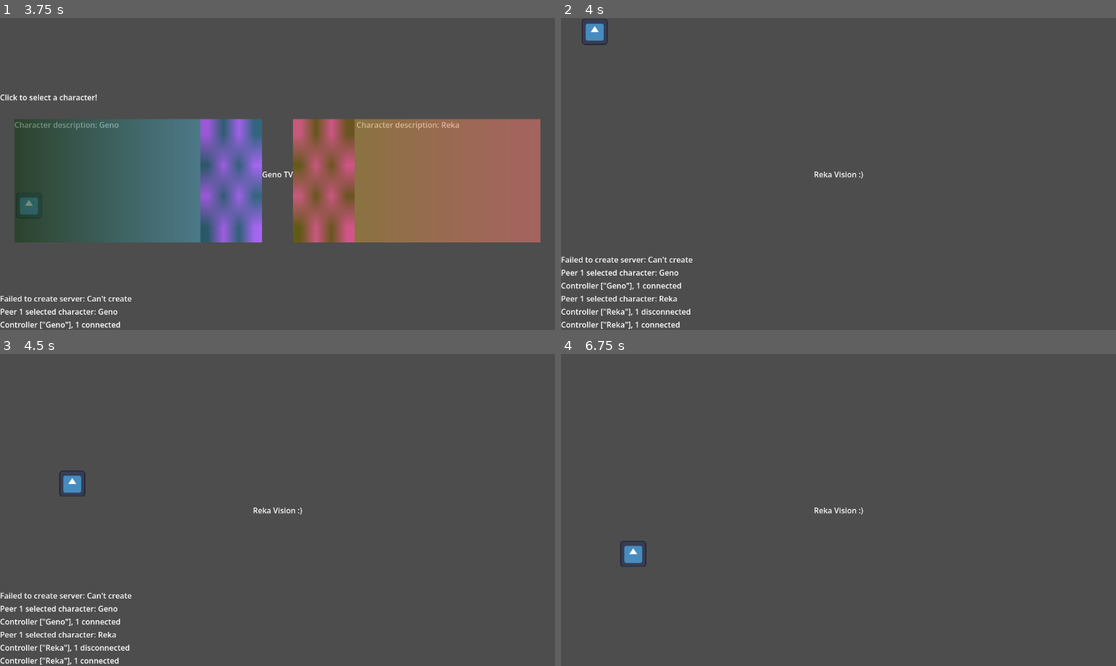
Above: before the commit, frames 1-4 (two rows, left to right).
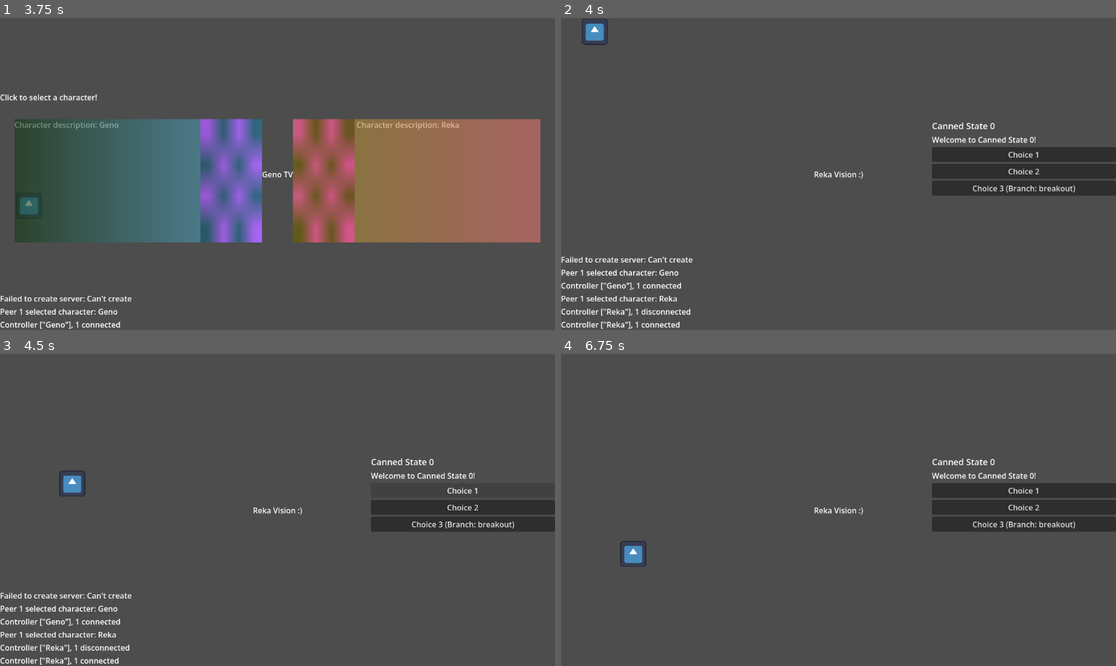
Above: after the commit, the same moments.

Repository: Roboticy3/Louder
Game: Godot game, scene res://demos/september/main_menu.tscn
Two runs of this game, one before a commit and one after it. Both use one fixed random seed, a clock stepped at 60 frames per second and the inputs below. The engine's default icon, where the game draws it, is replaced by a stand-in: a white triangle on a blue panel in a dark square.
Inputs (mouse positions are in pixels of both pictures, inside the frame that each line leads up to):
- Up to frame 1 (3.75 s): click (283, 167) at 0.52 s; type "12" at 0.6 s; click "HOST GAME" at 1.25 s; click "GO" at 2 s; click (138, 180) at 2.77 s; tap Enter (ui_accept) at 3.5 s; move the mouse to (399, 158) at 3.52 s; hold Right (ui_right) from 3.53 s (still down); hold M (lobby_character_select) from 3.53 s (still down); click (399, 158) at 3.67 s
- Up to frame 2 (4 s): keep holding Right (ui_right); keep holding M (lobby_character_select); tap Enter (ui_accept) at 3.77 s
- Up to frame 3 (4.5 s): release Right (ui_right) at 4.25 s; release M (lobby_character_select) at 4.25 s; click (460, 491) at 4.25 s, where only the run after the commit has a clickable "Choice 1"
- Up to frame 4 (6.75 s): click (1021, 506) at 5 s, where only the run after the commit has a clickable "Choice 2"; click (1021, 525) at 5.75 s, where only the run after the commit has a clickable "Choice 3 (Branch: breakout)"; tap Enter (ui_accept) at 6.5 s; drag from (727, 525) to (810, 572) at 6.52 s

Frame 1 is identical in both runs. In frame 2, 4.8% of the frame differs, in the area x 66-100%, y 33-57%; in frame 3, 3.4%; in frame 4, 4.8%.

Commit message:
canned simulator choices appearing in ui. step 4.2

Diff:
--- a/editor/demos/september/main_menu.tscn
+++ b/editor/demos/september/main_menu.tscn
@@ -1,7 +1,7 @@
 [gd_scene format=3 uid="uid://262tuwnn0nqs"]
 
 [ext_resource type="Script" uid="uid://ybu0cnnjqu7b" path="res://demos/september/main_menu_starter.gd" id="1_cv508"]
-[ext_resource type="PackedScene" uid="uid://cj44xlqqbvgwd" path="res://demos/september/logic/merchant.tscn" id="2_rhy6e"]
+[ext_resource type="PackedScene" uid="uid://cj44xlqqbvgwd" path="res://demos/september/merchant.tscn" id="2_rhy6e"]
 
 [sub_resource type="ButtonGroup" id="ButtonGroup_cv508"]
 
--- a/editor/demos/september/ui/main_dialogue_view.gd
+++ b/editor/demos/september/ui/main_dialogue_view.gd
@@ -1,5 +1,16 @@
 extends Control
 
-# Called when the node enters the scene tree for the first time.
+@export var scrolling_dialogue_feed:ScrollingDialogueFeed
+var current_controller:PSController
+
 func _ready() -> void:
-	pass # Replace with function body.
+	ControllerEventLayer.event.connect(_on_controller_event)
+
+func _on_controller_event(type: ControllerEventLayer.EventType, controller: PSController) -> void:
+	match type:
+		ControllerEventLayer.EventType.CONNECT:
+			scrolling_dialogue_feed.push_item(controller.data)
+		ControllerEventLayer.EventType.CHOICE:
+			scrolling_dialogue_feed.push_item(controller.data)
+		ControllerEventLayer.EventType.DISCONNECT:
+			scrolling_dialogue_feed.clear()
--- a/editor/demos/september/ui/main_dialogue_view.tscn
+++ b/editor/demos/september/ui/main_dialogue_view.tscn
@@ -6,7 +6,7 @@
 [ext_resource type="Script" uid="uid://bt5qiks6r8rsq" path="res://demos/september/ui/scroll_margin.gd" id="4_gt1ev"]
 [ext_resource type="Script" uid="uid://bk5bowxpxjfu3" path="res://demos/september/ui/scroll_shrinker.gd" id="5_6tn8e"]
 
-[node name="MainDialogueView" type="Control" unique_id=2033588754]
+[node name="MainDialogueView" type="Control" unique_id=2033588754 node_paths=PackedStringArray("scrolling_dialogue_feed")]
 layout_mode = 3
 anchor_left = 0.66800004
 anchor_right = 1.0
@@ -15,6 +15,7 @@
 grow_horizontal = 0
 grow_vertical = 2
 script = ExtResource("1_qjalj")
+scrolling_dialogue_feed = NodePath("ScrollContainer/Feed")
 
 [node name="ScrollContainerMaxFit" type="Control" parent="." unique_id=2011777731]
 layout_mode = 1
--- a/editor/demos/september/ui/scroll_shrinker.gd
+++ b/editor/demos/september/ui/scroll_shrinker.gd
@@ -13,4 +13,4 @@
 	var new_size := minf(inner_container.size.y, max_size_reference.size.y)
 	scroll_container.size = Vector2(scroll_container.size.x, new_size)
 	if new_size < max_size_reference.size.y:
-		scroll_container.position = Vector2(scroll_container.position.x,max_size_reference.size.y - new_size)
+		scroll_container.position = Vector2(scroll_container.position.x,(max_size_reference.size.y - new_size) * 0.5)
--- a/editor/demos/september/ui/scrolling_dialogue_feed.gd
+++ b/editor/demos/september/ui/scrolling_dialogue_feed.gd
@@ -1,4 +1,4 @@
-extends Node
+class_name ScrollingDialogueFeed extends Node
 
 const BodyProperties := PSObjects.BodyProperties
 
@@ -19,4 +19,15 @@
 		child.queue_free()
 		item_count -= 1
 
-	dialogue_item.instantiate()
+
+	var item := dialogue_item.instantiate()
+	if item.has_method("import"):
+		item.import(body)
+	add_child(item)
+	move_child(item, insert_index + item_count)
+
+func clear():
+	for c in get_children():
+		remove_child(c)
+		c.queue_free()
+	item_count = 0
--- a/editor/demos/september/ui/scrolling_dialogue_item.gd
+++ b/editor/demos/september/ui/scrolling_dialogue_item.gd
@@ -1,11 +1,44 @@
-extends Node
+extends VBoxContainer
 
 const BodyProperties := PSObjects.BodyProperties
+const ChoiceProperties := PSObjects.ChoiceProperties
 
 @export var element_container:Container
 
-#replace children in the element container
+signal choice_pressed(choice: String)
+
+#replace children in the element container with the body's speaker, text, and choices
 func import(data:Dictionary[BodyProperties, Variant]):
-	for c in get_children():
-		remove_child(c)
+	for c in element_container.get_children():
+		element_container.remove_child(c)
 		c.queue_free()
+
+	var speaker := str(data.get(BodyProperties.speaker, ""))
+	if !speaker.is_empty():
+		var speaker_label := Label.new()
+		speaker_label.text = speaker
+		speaker_label.add_theme_font_size_override("font_size", 18)
+		element_container.add_child(speaker_label)
+
+	var text := str(data.get(BodyProperties.text, ""))
+	if !text.is_empty():
+		var text_label := Label.new()
+		text_label.text = text
+		text_label.autowrap_mode = TextServer.AUTOWRAP_WORD_SMART
+		element_container.add_child(text_label)
+
+	for choice in data.get(BodyProperties.choices, []):
+		if !(choice is Dictionary): continue
+		var button := Button.new()
+		button.text = str(choice.get(ChoiceProperties.from_choice, ""))
+		button.pressed.connect(_on_choice_pressed.bind(button.text))
+		element_container.add_child(button)
+
+func clear_choices() -> void:
+	for c in element_container.get_children():
+		if c is Button:
+			element_container.remove_child(c)
+			c.queue_free()
+
+func _on_choice_pressed(choice: String) -> void:
+	choice_pressed.emit(choice)
--- a/editor/demos/september/ui/scrolling_dialogue_item.tscn
+++ b/editor/demos/september/ui/scrolling_dialogue_item.tscn
@@ -3,7 +3,7 @@
 [ext_resource type="Script" uid="uid://bt5qiks6r8rsq" path="res://demos/september/ui/scroll_margin.gd" id="1_0sccc"]
 [ext_resource type="Script" uid="uid://dqgsy05dmmkko" path="res://demos/september/ui/scrolling_dialogue_item.gd" id="1_ll1a4"]
 
-[node name="ScrollingDialogueItem" type="VBoxContainer" unique_id=489570033]
+[node name="ScrollingDialogueItem" type="VBoxContainer" unique_id=489570033 node_paths=PackedStringArray("element_container")]
 anchors_preset = 14
 anchor_top = 0.5
 anchor_right = 1.0
@@ -11,6 +11,7 @@
 grow_horizontal = 2
 grow_vertical = 2
 script = ExtResource("1_ll1a4")
+element_container = NodePath("DialogueElements")
 
 [node name="DialogueElements" type="VBoxContainer" parent="." unique_id=1141869158]
 layout_mode = 2
Renamed: editor/demos/september/logic/merchant.tscn -> editor/demos/september/merchant.tscn
